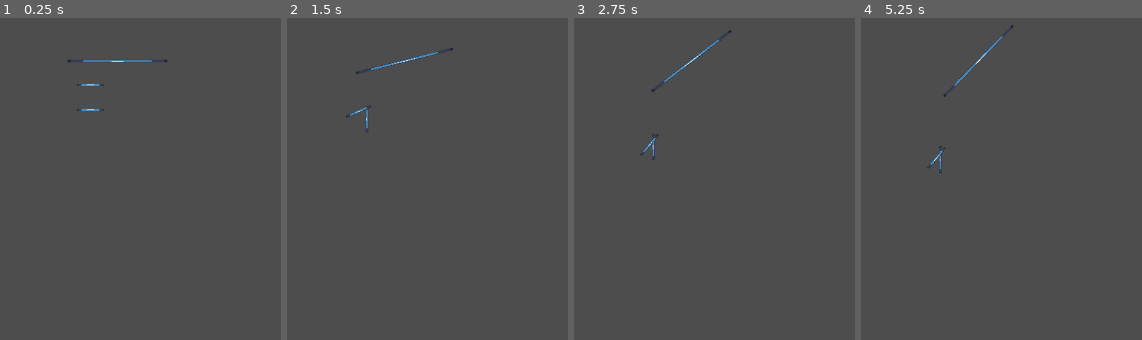
Above: before the commit, frames 1-4 (left to right).
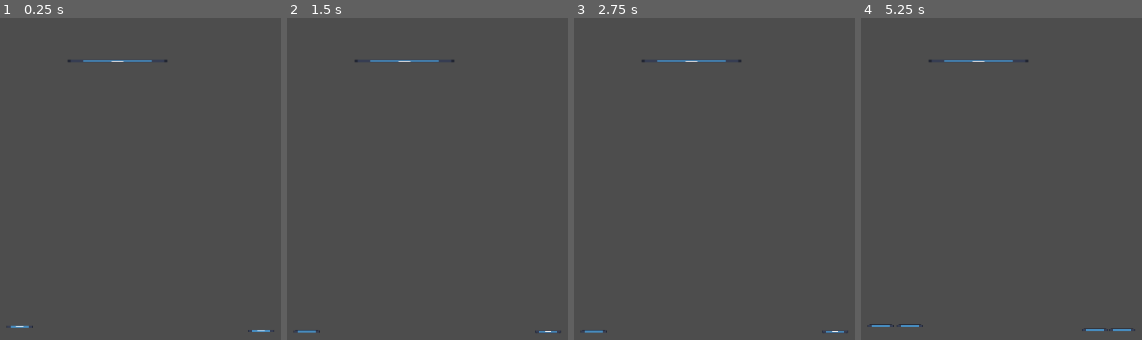
Above: after the commit, the same moments.

Repository: AlexYam94/GameOff_2023_Scale
Game: Godot game, scene res://Scenes/BaseScene.tscn
The game is run twice, just before and just after one commit, with the same random seed, the same clock (stepped at 60 frames per second) and the same inputs. Before the commit the project starts from res://Scenes/root.tscn. The engine's default icon, where the game draws it, is replaced by a stand-in: a white triangle on a blue panel in a dark square.
Inputs (mouse positions are in pixels of both pictures, inside the frame that each line leads up to):
- Up to frame 1 (0.25 s): no input
- Up to frame 2 (1.5 s): drag from (354, 121) to (483, 27) at 0.52 s; drag from (357, 104) to (365, 217) at 1.27 s
- Up to frame 3 (2.75 s): move the mouse to (770, 27) at 2.02 s; click (770, 27) at 2.17 s
- Up to frame 4 (5.25 s): drag from (939, 217) to (outside the picture) at 2.77 s; tap Enter at 3.5, 5 s; move the mouse to (outside the picture) at 3.52 s; click (outside the picture) at 3.67 s; tap Space at 4.25 s; drag from (outside the picture) to (outside the picture) at 4.27 s; move the mouse to (1018, 127) at 5.02 s; click (1018, 127) at 5.17 s

The runs differ from the first frame. In frame 1, 0.2% of the frame differs, in the area x 2-98%, y 20-98%; in frame 2, 0.6%; in frame 3, 0.6%; in frame 4, 0.7%, in the area x 2-98%, y 2-98%.

Commit message:
commit

Diff:
--- /dev/null
+++ b/Scenes/BaseScene.tscn
@@ -0,0 +1,11 @@
+[gd_scene load_steps=4 format=3 uid="uid://d175puobirwmb"]
+
+[ext_resource type="Script" path="res://Scripts/LevelLoader.gd" id="1_77kdu"]
+[ext_resource type="PackedScene" uid="uid://i1qwhe5h610m" path="res://Scenes/level1.tscn" id="2_axeju"]
+[ext_resource type="PackedScene" uid="uid://758tbb5s8v5o" path="res://Scenes/level2.tscn" id="3_rc5oc"]
+
+[node name="Root" type="Node2D"]
+
+[node name="LevelLoader" type="Node2D" parent="."]
+script = ExtResource("1_77kdu")
+levels = Array[PackedScene]([ExtResource("2_axeju"), ExtResource("3_rc5oc")])
--- a/Scenes/root.tscn
+++ b/Scenes/level1.tscn
@@ -11,33 +11,29 @@
 [sub_resource type="RectangleShape2D" id="RectangleShape2D_p3kyc"]
 size = Vector2(9.3625, 215.5)
 
-[node name="Root" type="Node2D"]
+[node name="Node2D" type="Node2D"]
 
-[node name="LevelLoader" type="Node2D" parent="."]
-
-[node name="Node2D" type="Node2D" parent="LevelLoader"]
-
-[node name="Scale" parent="LevelLoader/Node2D" instance=ExtResource("2_r8ljl")]
+[node name="Scale" parent="." instance=ExtResource("2_r8ljl")]
 position = Vector2(0, -16)
 
-[node name="Camera2D" type="Camera2D" parent="LevelLoader/Node2D"]
+[node name="Camera2D" type="Camera2D" parent="."]
 zoom = Vector2(3, 3)
 
-[node name="Weight" parent="LevelLoader/Node2D" instance=ExtResource("5_p7brq")]
-position = Vector2(-24, -17)
+[node name="Weight" parent="." instance=ExtResource("5_p7brq")]
+position = Vector2(-58, 93)
 collision_layer = 4
 collision_mask = 4
 can_sleep = false
 stopDistance = 3.0
 
-[node name="Weight2" parent="LevelLoader/Node2D" instance=ExtResource("5_p7brq")]
-position = Vector2(-24, -29)
+[node name="Weight2" parent="." instance=ExtResource("5_p7brq")]
+position = Vector2(58, 95)
 collision_layer = 4
 collision_mask = 4
 can_sleep = false
 stopDistance = 3.0
 
-[node name="Wall" type="RigidBody2D" parent="LevelLoader/Node2D"]
+[node name="Wall" type="RigidBody2D" parent="."]
 position = Vector2(2, 105)
 collision_layer = 6
 collision_mask = 6
@@ -48,10 +44,10 @@
 max_contacts_reported = 10
 freeze = true
 
-[node name="CollisionShape2D" type="CollisionShape2D" parent="LevelLoader/Node2D/Wall"]
+[node name="CollisionShape2D" type="CollisionShape2D" parent="Wall"]
 shape = SubResource("RectangleShape2D_62sd6")
 
-[node name="Wall2" type="RigidBody2D" parent="LevelLoader/Node2D"]
+[node name="Wall2" type="RigidBody2D" parent="."]
 position = Vector2(-86, -16)
 collision_layer = 6
 collision_mask = 6
@@ -62,11 +58,11 @@
 max_contacts_reported = 10
 freeze = true
 
-[node name="CollisionShape2D" type="CollisionShape2D" parent="LevelLoader/Node2D/Wall2"]
+[node name="CollisionShape2D" type="CollisionShape2D" parent="Wall2"]
 position = Vector2(0.318748, 49.25)
 shape = SubResource("RectangleShape2D_p3kyc")
 
-[node name="Wall3" type="RigidBody2D" parent="LevelLoader/Node2D"]
+[node name="Wall3" type="RigidBody2D" parent="."]
 position = Vector2(88, 30)
 collision_layer = 6
 collision_mask = 6
@@ -77,8 +73,8 @@
 max_contacts_reported = 10
 freeze = true
 
-[node name="CollisionShape2D" type="CollisionShape2D" parent="LevelLoader/Node2D/Wall3"]
+[node name="CollisionShape2D" type="CollisionShape2D" parent="Wall3"]
 position = Vector2(0, 2)
 shape = SubResource("RectangleShape2D_p3kyc")
 
-[editable path="LevelLoader/Node2D/Scale"]
+[editable path="Scale"]
--- /dev/null
+++ b/Scenes/level2.tscn
@@ -0,0 +1,98 @@
+[gd_scene load_steps=6 format=3 uid="uid://758tbb5s8v5o"]
+
+[ext_resource type="PackedScene" uid="uid://tpk7kc2i4gsq" path="res://Scenes/scale.tscn" id="1_qwmnv"]
+[ext_resource type="PackedScene" uid="uid://dsyhmmvxevwih" path="res://Scenes/weight.tscn" id="2_k742i"]
+
+[sub_resource type="PhysicsMaterial" id="PhysicsMaterial_ap8b7"]
+
+[sub_resource type="RectangleShape2D" id="RectangleShape2D_62sd6"]
+size = Vector2(164.55, 4)
+
+[sub_resource type="RectangleShape2D" id="RectangleShape2D_p3kyc"]
+size = Vector2(9.3625, 215.5)
+
+[node name="Node2D" type="Node2D"]
+
+[node name="Scale" parent="." instance=ExtResource("1_qwmnv")]
+position = Vector2(0, -16)
+
+[node name="Camera2D" type="Camera2D" parent="."]
+zoom = Vector2(3, 3)
+
+[node name="Weight" parent="." instance=ExtResource("2_k742i")]
+position = Vector2(-58, 93)
+collision_layer = 4
+collision_mask = 4
+can_sleep = false
+stopDistance = 3.0
+
+[node name="Weight4" parent="." node_paths=PackedStringArray("collisionShape", "testSprite") instance=ExtResource("2_k742i")]
+position = Vector2(-44, 93)
+collision_layer = 4
+collision_mask = 4
+can_sleep = false
+stopDistance = 3.0
+collisionShape = NodePath("../Weight/CollisionShape2D")
+testSprite = NodePath("../Weight/Sprite2D")
+
+[node name="Weight2" parent="." instance=ExtResource("2_k742i")]
+position = Vector2(58, 95)
+collision_layer = 4
+collision_mask = 4
+can_sleep = false
+stopDistance = 3.0
+
+[node name="Weight3" parent="." node_paths=PackedStringArray("collisionShape", "testSprite") instance=ExtResource("2_k742i")]
+position = Vector2(45, 95)
+collision_layer = 4
+collision_mask = 4
+can_sleep = false
+stopDistance = 3.0
+collisionShape = NodePath("../Weight2/CollisionShape2D")
+testSprite = NodePath("../Weight2/Sprite2D")
+
+[node name="Wall" type="RigidBody2D" parent="."]
+position = Vector2(2, 105)
+collision_layer = 6
+collision_mask = 6
+mass = 10.0
+physics_material_override = SubResource("PhysicsMaterial_ap8b7")
+gravity_scale = 0.0
+continuous_cd = 1
+max_contacts_reported = 10
+freeze = true
+
+[node name="CollisionShape2D" type="CollisionShape2D" parent="Wall"]
+shape = SubResource("RectangleShape2D_62sd6")
+
+[node name="Wall2" type="RigidBody2D" parent="."]
+position = Vector2(-86, -16)
+collision_layer = 6
+collision_mask = 6
+mass = 10.0
+physics_material_override = SubResource("PhysicsMaterial_ap8b7")
+gravity_scale = 0.0
+continuous_cd = 1
+max_contacts_reported = 10
+freeze = true
+
+[node name="CollisionShape2D" type="CollisionShape2D" parent="Wall2"]
+position = Vector2(0.318748, 49.25)
+shape = SubResource("RectangleShape2D_p3kyc")
+
+[node name="Wall3" type="RigidBody2D" parent="."]
+position = Vector2(88, 30)
+collision_layer = 6
+collision_mask = 6
+mass = 10.0
+physics_material_override = SubResource("PhysicsMaterial_ap8b7")
+gravity_scale = 0.0
+continuous_cd = 1
+max_contacts_reported = 10
+freeze = true
+
+[node name="CollisionShape2D" type="CollisionShape2D" parent="Wall3"]
+position = Vector2(0, 2)
+shape = SubResource("RectangleShape2D_p3kyc")
+
+[editable path="Scale"]
--- /dev/null
+++ b/Scenes/pan.tscn
@@ -0,0 +1,70 @@
+[gd_scene load_steps=8 format=3 uid="uid://dkvkblshax1wb"]
+
+[ext_resource type="Script" path="res://Scripts/Pan.gd" id="1_d4ivf"]
+
+[sub_resource type="PhysicsMaterial" id="PhysicsMaterial_jwa0v"]
+
+[sub_resource type="RectangleShape2D" id="RectangleShape2D_mvulj"]
+size = Vector2(16, 1.5)
+
+[sub_resource type="RectangleShape2D" id="RectangleShape2D_x0fbk"]
+size = Vector2(2, 11)
+
+[sub_resource type="RectangleShape2D" id="RectangleShape2D_rdslt"]
+size = Vector2(16, 0.1)
+
+[sub_resource type="RectangleShape2D" id="RectangleShape2D_7tgww"]
+size = Vector2(0.1, 9)
+
+[sub_resource type="RectangleShape2D" id="RectangleShape2D_0ju26"]
+size = Vector2(2, 0.1)
+
+[node name="Pan" type="RigidBody2D" node_paths=PackedStringArray("detectArea")]
+position = Vector2(-24, 9)
+collision_layer = 6
+collision_mask = 6
+mass = 5.0
+physics_material_override = SubResource("PhysicsMaterial_jwa0v")
+continuous_cd = 1
+max_contacts_reported = 20
+script = ExtResource("1_d4ivf")
+detectArea = NodePath("Area2D")
+detectGroup = "pickable"
+
+[node name="CollisionShape2D" type="CollisionShape2D" parent="."]
+shape = SubResource("RectangleShape2D_mvulj")
+
+[node name="CollisionShape2D2" type="CollisionShape2D" parent="."]
+position = Vector2(-9, -4)
+shape = SubResource("RectangleShape2D_x0fbk")
+
+[node name="CollisionShape2D3" type="CollisionShape2D" parent="."]
+position = Vector2(9, -4)
+shape = SubResource("RectangleShape2D_x0fbk")
+
+[node name="Area2D" type="Area2D" parent="."]
+position = Vector2(0, -1)
+collision_layer = 6
+collision_mask = 6
+
+[node name="CollisionShape2D" type="CollisionShape2D" parent="Area2D"]
+position = Vector2(0, 0.2)
+shape = SubResource("RectangleShape2D_rdslt")
+
+[node name="CollisionShape2D4" type="CollisionShape2D" parent="Area2D"]
+position = Vector2(-7.95, -4)
+shape = SubResource("RectangleShape2D_7tgww")
+
+[node name="CollisionShape2D5" type="CollisionShape2D" parent="Area2D"]
+position = Vector2(8, -4)
+shape = SubResource("RectangleShape2D_7tgww")
+
+[node name="CollisionShape2D2" type="CollisionShape2D" parent="Area2D"]
+position = Vector2(-9, -8.55)
+shape = SubResource("RectangleShape2D_0ju26")
+
+[node name="CollisionShape2D3" type="CollisionShape2D" parent="Area2D"]
+position = Vector2(9, -8.55)
+shape = SubResource("RectangleShape2D_0ju26")
+
+[connection signal="body_entered" from="Area2D" to="." method="_on_area_2d_body_entered"]
--- a/Scenes/scale.tscn
+++ b/Scenes/scale.tscn
@@ -1,20 +1,10 @@
-[gd_scene load_steps=16 format=3 uid="uid://tpk7kc2i4gsq"]
+[gd_scene load_steps=13 format=3 uid="uid://tpk7kc2i4gsq"]
 
-[ext_resource type="Script" path="res://Scripts/Pan.gd" id="1_klbf1"]
+[ext_resource type="Script" path="res://Scripts/scale.gd" id="1_d8q6w"]
 [ext_resource type="Script" path="res://Scripts/Arm.gd" id="1_va0ln"]
 [ext_resource type="Script" path="res://Scripts/pinJoint.gd" id="2_jwlwy"]
+[ext_resource type="PackedScene" uid="uid://dkvkblshax1wb" path="res://Scenes/pan.tscn" id="3_ijno2"]
 [ext_resource type="Texture2D" uid="uid://drfviugoc8ggs" path="res://icon.svg" id="4_plrco"]
-
-[sub_resource type="PhysicsMaterial" id="PhysicsMaterial_vwxlj"]
-
-[sub_resource type="RectangleShape2D" id="RectangleShape2D_vh1nb"]
-size = Vector2(16, 1.5)
-
-[sub_resource type="RectangleShape2D" id="RectangleShape2D_xy5rv"]
-size = Vector2(2, 11)
-
-[sub_resource type="RectangleShape2D" id="RectangleShape2D_4dvbh"]
-size = Vector2(16, 9)
 
 [sub_resource type="RectangleShape2D" id="RectangleShape2D_2dqaw"]
 size = Vector2(48, 2)
@@ -37,38 +27,13 @@
 [sub_resource type="CircleShape2D" id="CircleShape2D_saomf"]
 radius = 1.0
 
-[node name="Scale" type="Node2D"]
+[node name="Scale" type="Node2D" node_paths=PackedStringArray("leftPan", "rightPan")]
+script = ExtResource("1_d8q6w")
+leftPan = NodePath("Left Pan")
+rightPan = NodePath("Right Pan")
+countDownTime = 5.0
 
-[node name="Left Pan" type="RigidBody2D" parent="." node_paths=PackedStringArray("detectArea")]
-position = Vector2(-24, 9)
-collision_layer = 6
-collision_mask = 6
-mass = 5.0
-physics_material_override = SubResource("PhysicsMaterial_vwxlj")
-continuous_cd = 1
-max_contacts_reported = 20
-script = ExtResource("1_klbf1")
-detectArea = NodePath("Area2D")
-detectGroup = "pickable"
-
-[node name="CollisionShape2D" type="CollisionShape2D" parent="Left Pan"]
-shape = SubResource("RectangleShape2D_vh1nb")
-
-[node name="CollisionShape2D2" type="CollisionShape2D" parent="Left Pan"]
-position = Vector2(-9, -4)
-shape = SubResource("RectangleShape2D_xy5rv")
-
-[node name="CollisionShape2D3" type="CollisionShape2D" parent="Left Pan"]
-position = Vector2(9, -4)
-shape = SubResource("RectangleShape2D_xy5rv")
-
-[node name="Area2D" type="Area2D" parent="Left Pan"]
-position = Vector2(0, -6)
-collision_layer = 6
-collision_mask = 6
-
-[node name="CollisionShape2D" type="CollisionShape2D" parent="Left Pan/Area2D"]
-shape = SubResource("RectangleShape2D_4dvbh")
+[node name="Left Pan" parent="." instance=ExtResource("3_ijno2")]
 
 [node name="PinJoint2D2" type="PinJoint2D" parent="."]
 position = Vector2(-24, -16)
@@ -152,33 +117,5 @@
 softness = 1.0
 script = ExtResource("2_jwlwy")
 
-[node name="Right Pan" type="RigidBody2D" parent="." node_paths=PackedStringArray("detectArea")]
+[node name="Right Pan" parent="." instance=ExtResource("3_ijno2")]
 position = Vector2(24, 9)
-collision_layer = 6
-collision_mask = 6
-mass = 5.0
-physics_material_override = SubResource("PhysicsMaterial_vwxlj")
-continuous_cd = 1
-max_contacts_reported = 20
-script = ExtResource("1_klbf1")
-detectArea = NodePath("Area2D")
-detectGroup = "pickable"
-
-[node name="CollisionShape2D" type="CollisionShape2D" parent="Right Pan"]
-shape = SubResource("RectangleShape2D_vh1nb")
-
-[node name="CollisionShape2D2" type="CollisionShape2D" parent="Right Pan"]
-position = Vector2(-9, -4)
-shape = SubResource("RectangleShape2D_xy5rv")
-
-[node name="CollisionShape2D3" type="CollisionShape2D" parent="Right Pan"]
-position = Vector2(9, -4)
-shape = SubResource("RectangleShape2D_xy5rv")
-
-[node name="Area2D" type="Area2D" parent="Right Pan"]
-position = Vector2(0, -6)
-collision_layer = 6
-collision_mask = 6
-
-[node name="CollisionShape2D" type="CollisionShape2D" parent="Right Pan/Area2D"]
-shape = SubResource("RectangleShape2D_4dvbh")
--- a/Scenes/weight.tscn
+++ b/Scenes/weight.tscn
@@ -15,7 +15,7 @@
 collision_mask = 2
 input_pickable = true
 physics_material_override = SubResource("PhysicsMaterial_tb51x")
-gravity_scale = 0.3
+gravity_scale = 0.1
 continuous_cd = 1
 max_contacts_reported = 10
 contact_monitor = true
--- a/Scripts/Arm.gd
+++ b/Scripts/Arm.gd
@@ -3,17 +3,12 @@
 @export var leftPan : Node2D
 @export var rightPan : Node2D
 @export var armVisual : Node2D
-@export var countDownText : Label
-@export var countDownTime : float
 
 var initPos : Vector2
-var countDownTimer : float
 
 # Called when the node enters the scene tree for the first time.
 func _ready():
 	initPos = position
-	countDownTimer = countDownTime
-	pass # Replace with function body.
 
 
 # Called every frame. 'delta' is the elapsed time since the previous frame.
@@ -21,19 +16,3 @@
 	position = initPos
 	armVisual.rotation = rightPan.position.angle_to_point(leftPan.position)
 	rotation = 0
-	var leftWeight : float = leftPan.totalWeight
-	var rightWeight : float = leftPan.totalWeight
-
-	#Count down
-	if(leftWeight == rightWeight):
-		countDownTimer = max(countDownTimer-delta, 0)
-	else:
-		countDownTimer = countDownTime
-
-	if (countDownTimer <= 0):
-		#TODO
-		#Next level
-		#LevelLoader.loadNextLevel()
-		pass
-
-	pass
--- a/Scripts/LevelLoader.gd
+++ b/Scripts/LevelLoader.gd
@@ -1,15 +1,24 @@
+class_name LevelLoader
 extends Node2D
 
 @export var levels : Array[PackedScene]
 
-var currentLevelNode : Node
+var currentLevelNode : Node2D
 
 var currentLevelIdx : int = 0
 
+
 func _ready():
-	currentLevelNode = get_child(0)
+	if get_child_count() > 0:
+		currentLevelNode = get_child(0)
+	if not currentLevelNode:
+		currentLevelNode = levels[0].instantiate()
+		add_child(currentLevelNode)
+		SignalManager.connect(SignalManager.loadNextLevelSignalName, loadNextLevel)
+	pass
 
 func loadNextLevel():
 	currentLevelNode.queue_free()
-	currentLevelNode = levels[++currentLevelIdx].instance()
+	currentLevelIdx+=1
+	currentLevelNode = levels[currentLevelIdx].instantiate()
 	add_child(currentLevelNode)
--- a/Scripts/Pan.gd
+++ b/Scripts/Pan.gd
@@ -3,6 +3,7 @@
 
 @export var detectArea : Area2D
 @export var detectGroup : String
+@export var collisionShape : CollisionShape2D
 
 var totalWeight : float
 var registeredObjs = []
@@ -13,18 +14,22 @@
 
 # Called every frame. 'delta' is the elapsed time since the previous frame.
 func _process(delta):
-	var bodies = detectArea.get_overlapping_bodies()
+#	var bodies = detectArea.get_overlapping_bodies()
+#	for body in bodies:
+#		if not body.is_in_group(detectGroup):
+#			continue
+#		registerObj(body)
+#		body.pan = self
+
 	totalWeight = 0
-	for body in bodies:
-		if not body.is_in_group(detectGroup):
-			continue
-		registerObj(body)
-		body.pan = self
-
 	for obj in registeredObjs:
 		totalWeight += (obj as RigidBody2D).mass
 
 	print(totalWeight)
+
+
+func get_shape():
+	return collisionShape.shape
 
 func registerObj(body):
 	if not (registeredObjs.has(body)):
@@ -33,3 +38,10 @@
 func unregisterObj(body):
 	if (registeredObjs.has(body)):
 		registeredObjs.erase(body)
+
+
+func _on_area_2d_body_entered(body):
+		if not body.is_in_group(detectGroup):
+			return
+		registerObj(body)
+		body.pan = self
--- a/project.godot
+++ b/project.godot
@@ -11,9 +11,13 @@
 [application]
 
 config/name="Game Off 2023 Scale"
-run/main_scene="res://Scenes/root.tscn"
+run/main_scene="res://Scenes/BaseScene.tscn"
 config/features=PackedStringArray("4.1", "GL Compatibility")
 config/icon="res://icon.svg"
+
+[autoload]
+
+SignalManager="*res://Scripts/SignalManager.gd"
 
 [dotnet]
 
